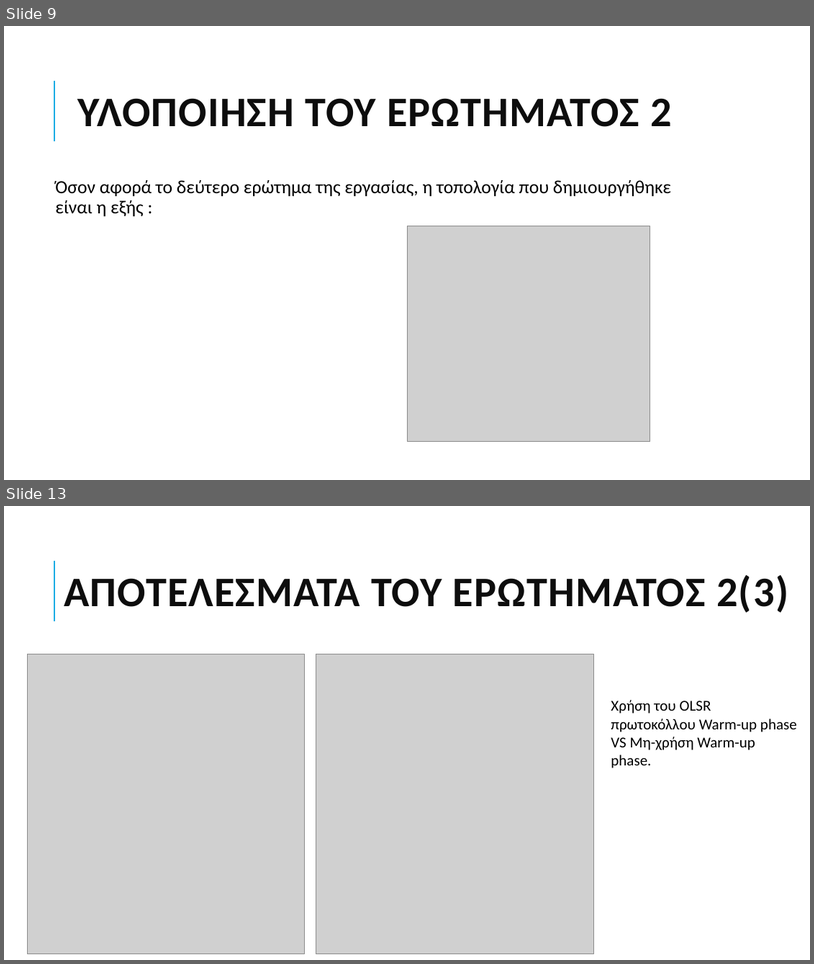
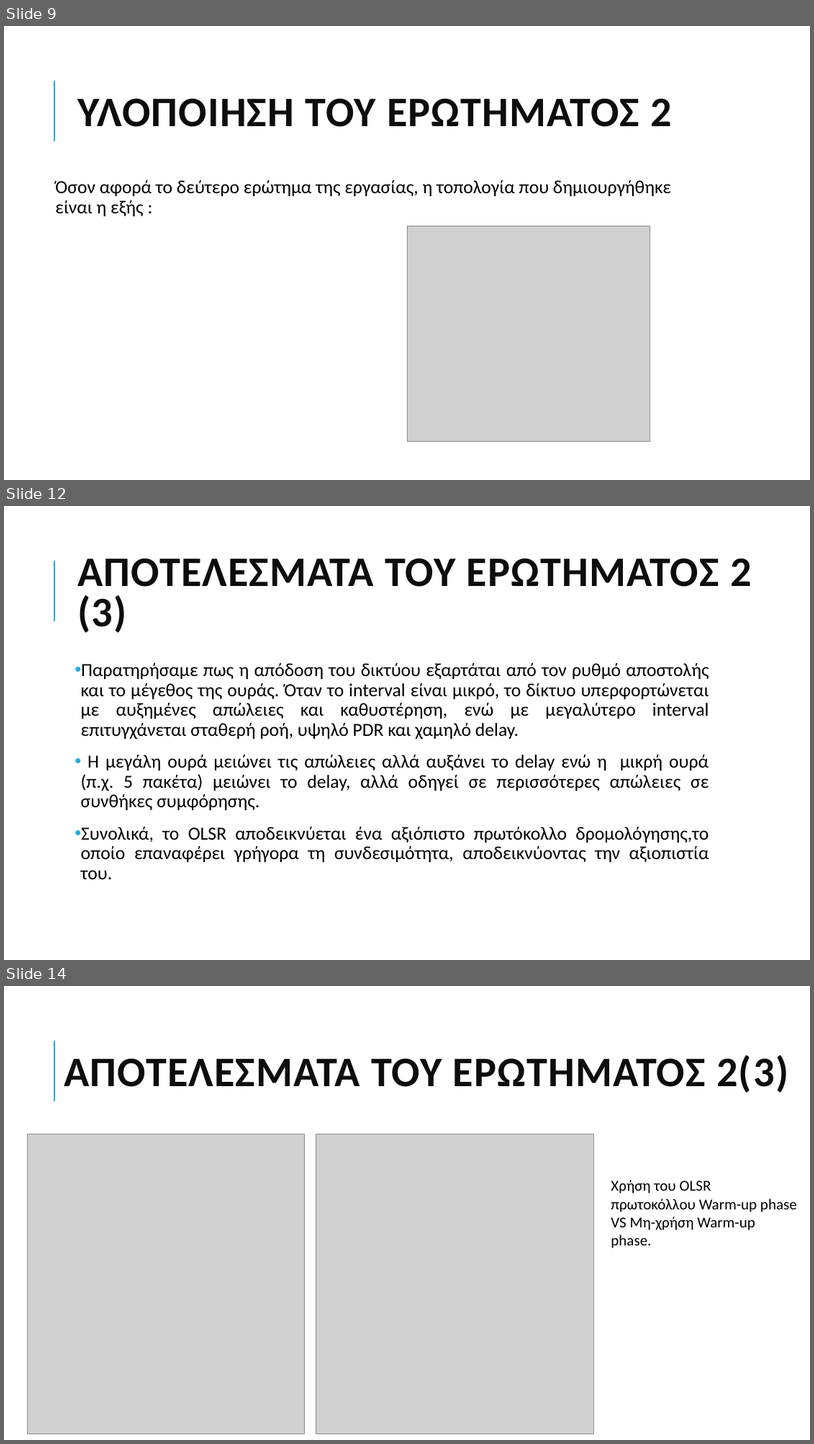
Before and after one commit to grgmyl/Ns3Project, a slide deck: Presentations/Ns-3_presentation_F.pptx. Shown one above the other, each under a label of ours: slides 9 and 13 before the commit, slides 9, 12 and 14 after it; the slides between them are not shown. The pictures are 814x964 and 814x1444 pixels, drawn with LibreOffice and Linux fonts; fonts in the diff are those of the drawing; grey boxes stand for pictures. Boxes give left, top, right and bottom in pixels: in the first picture for what was removed or moved away, otherwise in the second. Text is boxed around its words. In the diff, an @@ line names an element or a change of style, - is before the commit and + after.

```diff
--- a/Presentations/Ns-3_presentation_F.pptx
+++ b/Presentations/Ns-3_presentation_F.pptx
@@ slide 12 added at box(4, 506, 810, 960), background #FFFFFF; not listed: 1 template element that a slide beside it also shows @@
@@ title added at box(77, 558, 752, 633), 50 pt, text #0D0D0D, bold @@
+ΑΠΟΤΕΛΕΣΜΑΤΑ ΤΟΥ ΕΡΩΤΗΜΑΤΟΣ 2 (3)
@@ text added at box(81, 663, 710, 880), 22 pt, text #000000 @@
+• Παρατηρήσαμε πως η απόδοση του δικτύου εξαρτάται από τον ρυθμό αποστολής και το μέγεθος της ουράς. Όταν το interval είναι μικρό, το δίκτυο υπερφορτώνεται με αυξημένες απώλειες και καθυστέρηση, ενώ με μεγαλύτερο interval επιτυγχάνεται σταθερή ροή, υψηλό PDR και χαμηλό delay.
+• Η μεγάλη ουρά μειώνει τις απώλειες αλλά αυξάνει το delay ενώ η μικρή ουρά (π.χ. 5 πακέτα) μειώνει το delay, αλλά οδηγεί σε περισσότερες απώλειες σε συνθήκες συμφόρησης.
+• Συνολικά, το OLSR αποδεικνύεται ένα αξιόπιστο πρωτόκολλο δρομολόγησης,το οποίο επαναφέρει γρήγορα τη συνδεσιμότητα, αποδεικνύοντας την αξιοπιστία του.
@@ what was slide 13 is now slide 14 @@
```
Also in this commit, not shown: 2 slides changed, 1 other slide added, 1 slide removed.
